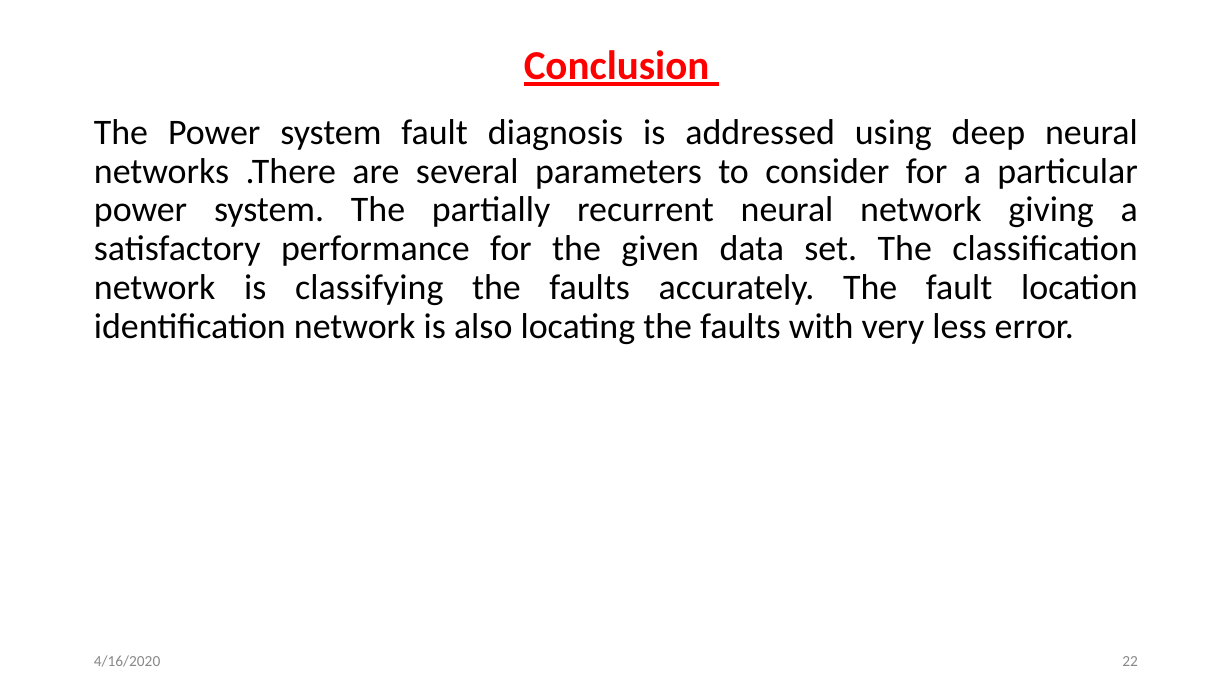
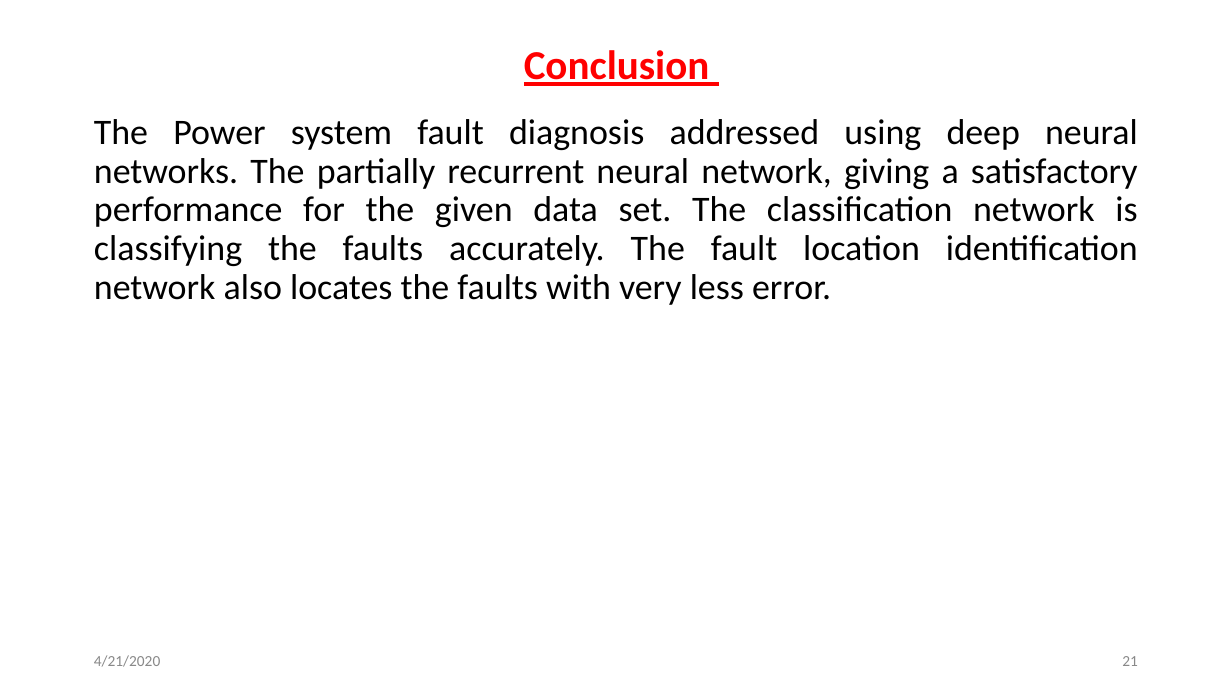
Before and after one commit to svec-final-year-project-eee/Project, a slide deck: slide 21 of Reviews/Final Review/Final Oral Presentation.pptx (slide 22 before the commit). Drawn at 1232x693 pixels with LibreOffice and Linux fonts; fonts in the diff are those of the drawing. Boxes give left, top, right and bottom in pixels: in the first picture for what was removed or moved away, otherwise in the second. Text is boxed around its words. In the diff, an @@ line names an element or a change of style, - is before the commit and + after.

```diff
--- a/Reviews/Final Review/Final Oral Presentation.pptx
+++ b/Reviews/Final Review/Final Oral Presentation.pptx
@@ text at <box>94,119,1138,305</box>: text changed @@
-The Power system fault diagnosis is addressed using deep neural networks .There are several parameters to consider for a particular power system. The partially recurrent neural network giving a satisfactory performance for the given data set. The classification network is classifying the faults accurately. The fault location identification network is also locating the faults with very less error.
+The Power system fault diagnosis addressed using deep neural networks. The partially recurrent neural network, giving a satisfactory performance for the given data set. The classification network is classifying the faults accurately. The fault location identification network also locates the faults with very less error.
@@ text at <box>94,655,160,667</box>: text changed @@
-4/16/2020
+4/21/2020
@@ page number at <box>1122,656,1138,666</box>: text changed @@
-22
+21
```
Also in this commit, not shown: 25 other slides changed, 1 slide removed, 1 other file.
